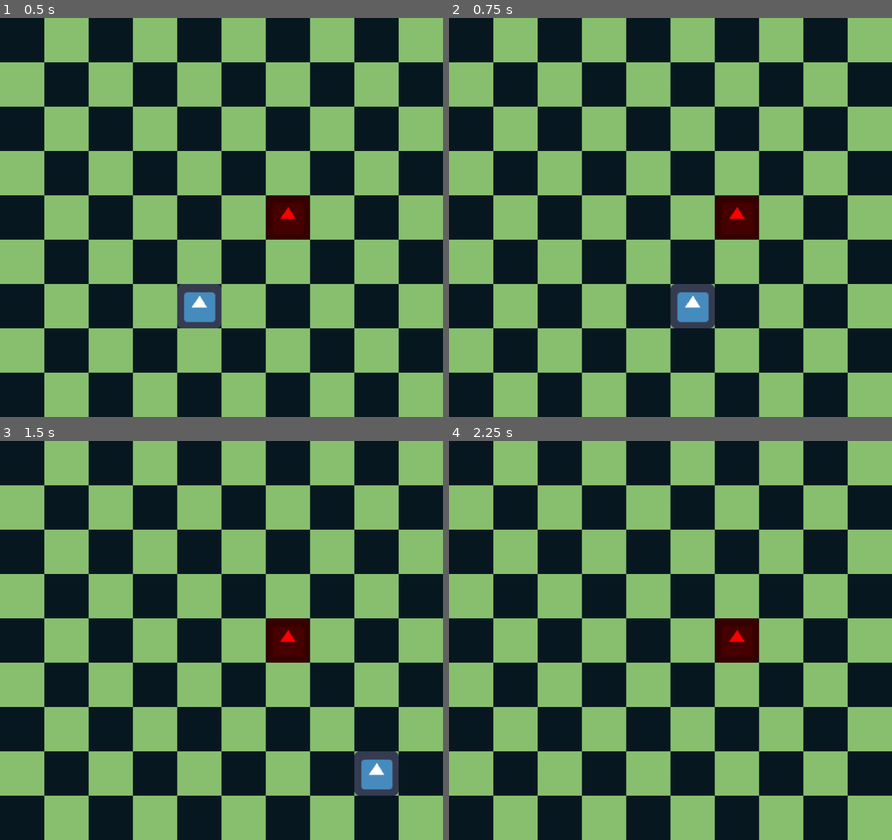
Above: before the commit, frames 1-4 (two rows, left to right).
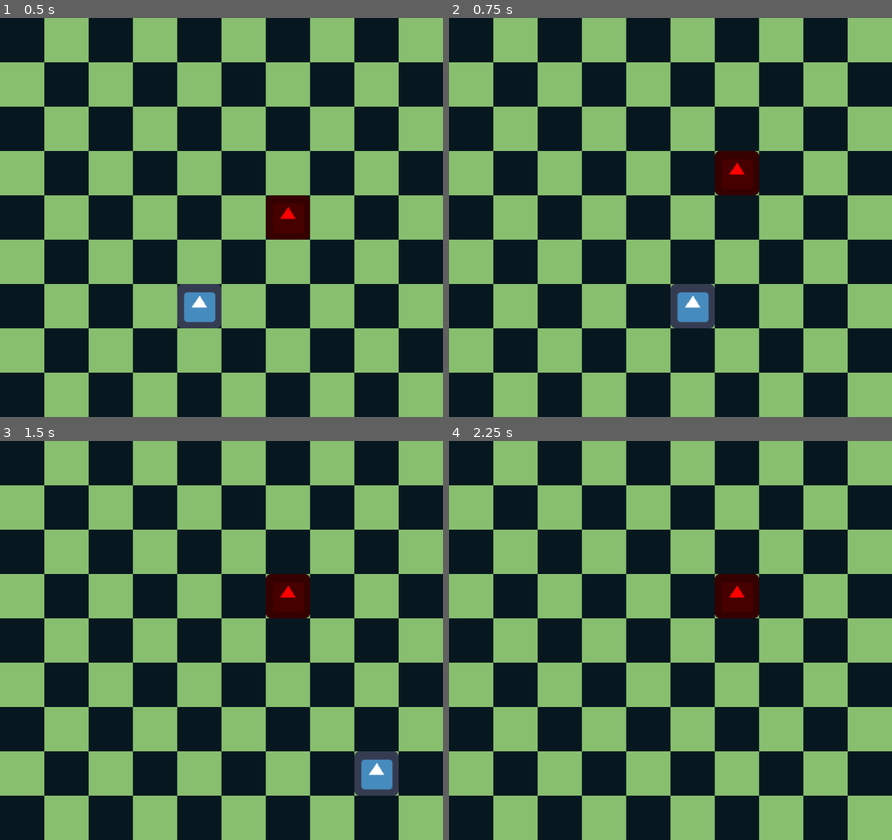
Above: after the commit, the same moments.

Repository: Eadric-the-Unwise/tilegrid
Game: Godot game, scene res://Main.tscn
Same seed, same stepped clock (60 frames per second), same inputs: the game is played once before the commit and once after it. Before the commit the project has no main scene; this scene is started directly in both runs. The engine's default icon, where the game draws it, is replaced by a stand-in: a white triangle on a blue panel in a dark square.
Inputs:
- Up to frame 1 (0.5 s): no input
- Up to frame 2 (0.75 s): tap Enter at 0.5 s; hold D (move_right) from 0.53 s (still down)
- Up to frame 3 (1.5 s): release D (move_right) at 1.28 s; hold S (move_down) from 1.28 s (still down)
- Up to frame 4 (2.25 s): release S (move_down) at 2.03 s; hold D (move_right) from 2.03 s (still down)

Frame 1 is identical in both runs. In frame 2, 2.2% of the frame differs, in the area x 59-71%, y 33-56%; in frame 3, 2.2%; in frame 4, 2.2%.

Commit message:
add enemy movement w/ PlayerMovedSignal

Diff:
--- a/Enemy.gd
+++ b/Enemy.gd
@@ -1,7 +1,8 @@
 # Enemy Script
 extends KinematicBody2D
 
-
+var move_pattern := [Vector2(0,-1), Vector2(1,0), Vector2(0,1), Vector2(-1,0)]
+var index : int = 0
 # "8x8 cell
 var cell_size := 48
 # "16x16" unit
@@ -15,7 +16,9 @@
 	Autoload.connect("PlayerMovedSignal", self, "_on_Player_Moved")
 
 func _on_Player_Moved():
-	print("Hello world")
+
+	position += move_pattern[index % 4] * unit_size
+	index += 1
 
 func _move_enemy():
 	pass
--- a/Main.gd
+++ b/Main.gd
@@ -4,7 +4,6 @@
 onready var move_timer := $Player/MoveTimer
 #onready var player := $Player
 onready var enemy := $Enemy
-
 
 #onready var old_globalPosition : Vector2 = player.global_position
 
--- a/project.godot
+++ b/project.godot
@@ -11,6 +11,7 @@
 [application]
 
 config/name="TileGrid"
+run/main_scene="res://Main.tscn"
 config/icon="res://icon.png"
 
 [autoload]
